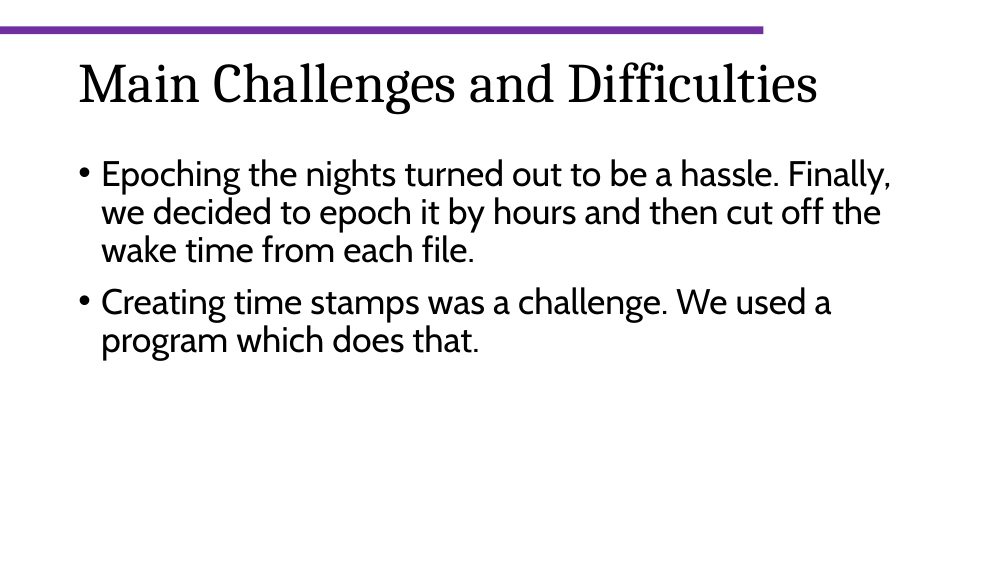
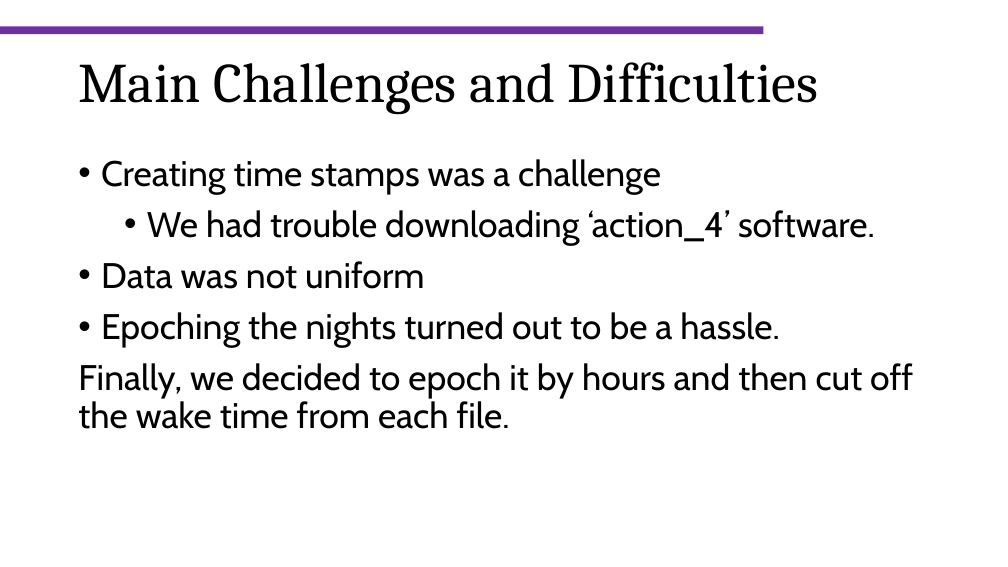
Before and after one commit to ordezachyo/Hackaton, a slide deck: slide 5 of Hackaton_presentation.pptx (slide 9 before the commit). Drawn at 1008x567 pixels with LibreOffice and Linux fonts; fonts in the diff are those of the drawing; background and template pictures are left out. Boxes give left, top, right and bottom in pixels: in the first picture for what was removed or moved away, otherwise in the second. Text is boxed around its words. In the diff, an @@ line names an element or a change of style, - is before the commit and + after.

Commit message:
presentation final

```diff
--- a/Hackaton_presentation.pptx
+++ b/Hackaton_presentation.pptx
@@ text at box(78, 159, 913, 429): text changed @@
-• Epoching the nights turned out to be a hassle. Finally, we decided to epoch it by hours and then cut off the wake time from each file.
-• Creating time stamps was a challenge. We used a program which does that.
+• Creating time stamps was a challenge
+  • We had trouble downloading ‘action_4’ software.
+• Data was not uniform
+• Epoching the nights turned out to be a hassle.
+Finally, we decided to epoch it by hours and then cut off the wake time from each file.
```
Also in this commit, not shown: 10 other slides changed, 4 slides added, 6 slides removed.
